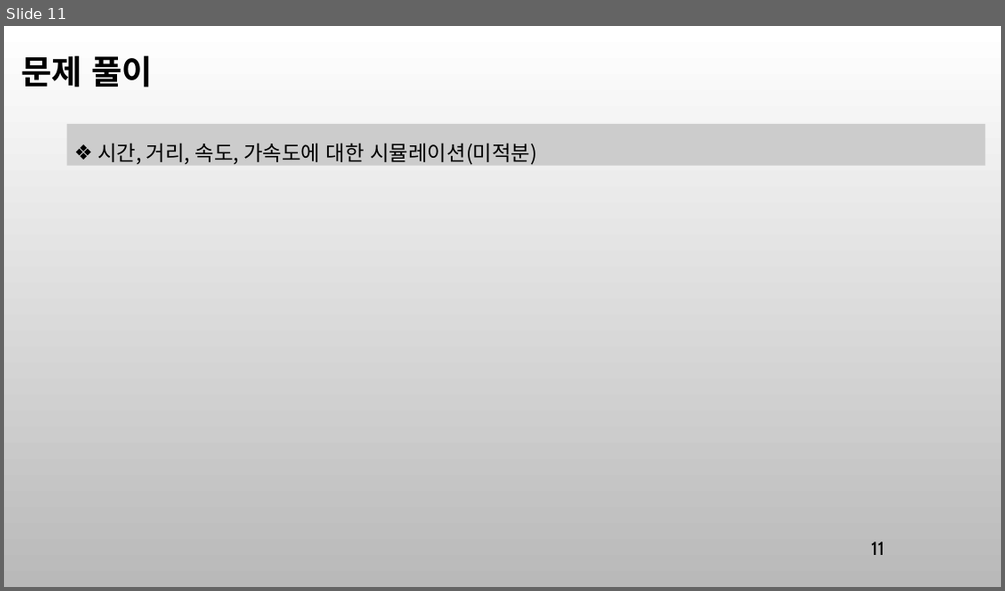
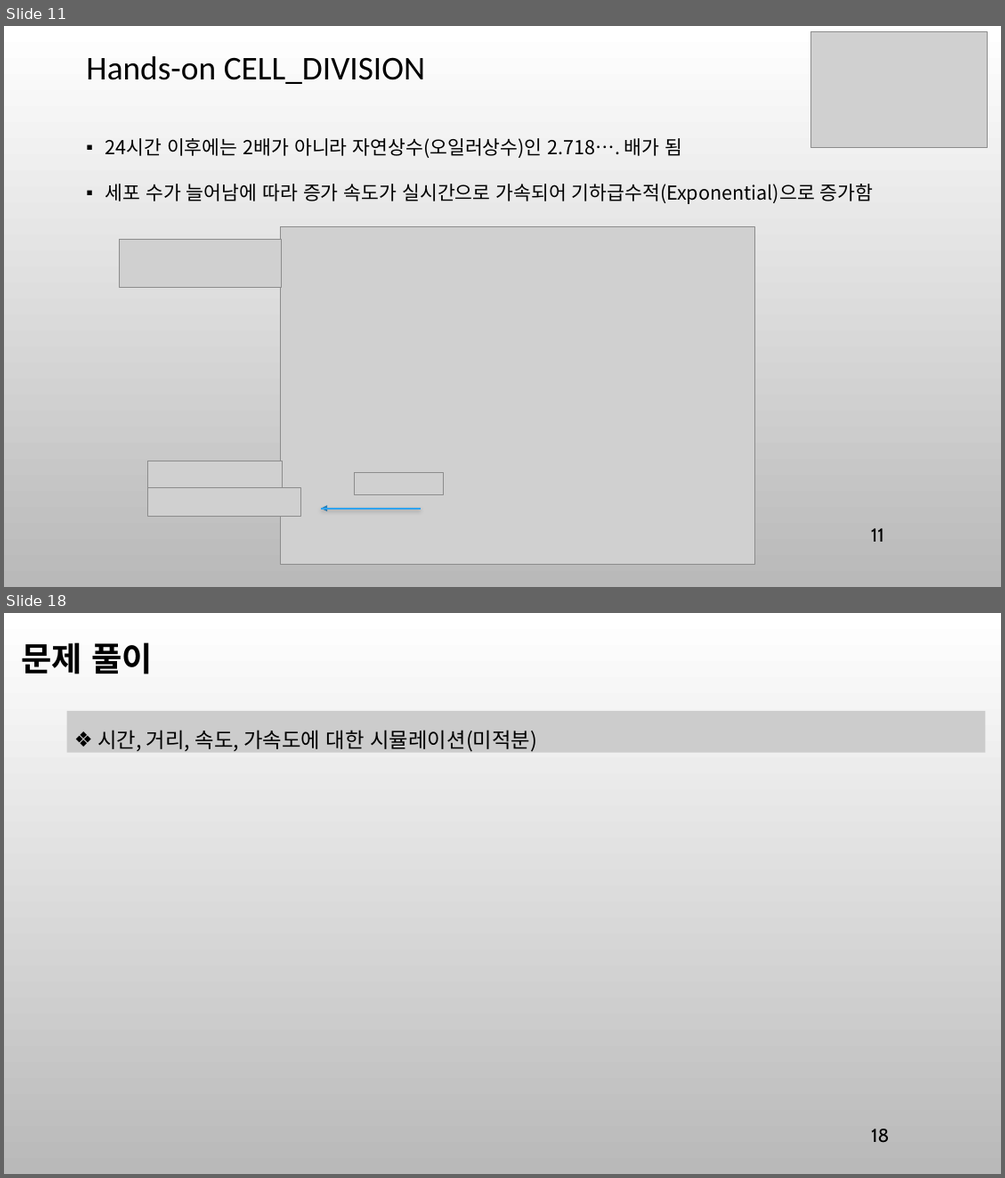
Before and after one commit to ancestor9/mathematics-for-machine-learning, a slide deck: 8_Modeling & Simulation.pptx. Shown one above the other, each under a label of ours: slide 11 before the commit, slides 11 and 18 after it; the slides between them are not shown. The pictures are 1005x591 and 1005x1178 pixels, drawn with LibreOffice and Linux fonts; fonts in the diff are those of the drawing; grey boxes stand for pictures; background and template pictures are left out. Boxes give left, top, right and bottom in pixels: in the first picture for what was removed or moved away, otherwise in the second. Text is boxed around its words. In the diff, an @@ line names an element or a change of style, - is before the commit and + after.

```diff
--- a/8_Modeling & Simulation.pptx
+++ b/8_Modeling & Simulation.pptx
@@ slide 11 added at box(4, 26, 1001, 587), background picture (left out) @@
@@ picture added at box(811, 31, 987, 148) @@
@@ title added at box(86, 56, 425, 84), 32 pt, text #000000 @@
+Hands-on CELL_DIVISION
@@ text added at box(105, 138, 874, 204), 18.5 pt, text #000000 @@
+▪ 24시간 이후에는 2배가 아니라 자연상수(오일러상수)인 2.718…. 배가 됨
+▪ 세포 수가 늘어남에 따라 증가 속도가 실시간으로 가속되어 기하급수적(Exponential)으로 증가함
@@ picture added at box(119, 239, 282, 288) @@
@@ picture added at box(280, 226, 754, 564) @@
@@ picture added at box(147, 460, 283, 487) @@
@@ picture added at box(355, 473, 443, 495) @@
@@ picture added at box(147, 488, 301, 516) @@
@@ arrow added from (421, 508) to (321, 508), #2683BF 0.75 pt @@
@@ line added from (321, 508) to (421, 508), #2FA3EE 1.75 pt @@
@@ page number added at box(871, 528, 884, 541), 18 pt, text #000000 @@
+11
@@ what was slide 11 is now slide 18 @@
@@ page number at box(871, 1128, 889, 1143): text changed @@
-11
+18
```
Also in this commit, not shown: 10 slides changed, 7 other slides added, 1 slide removed.
